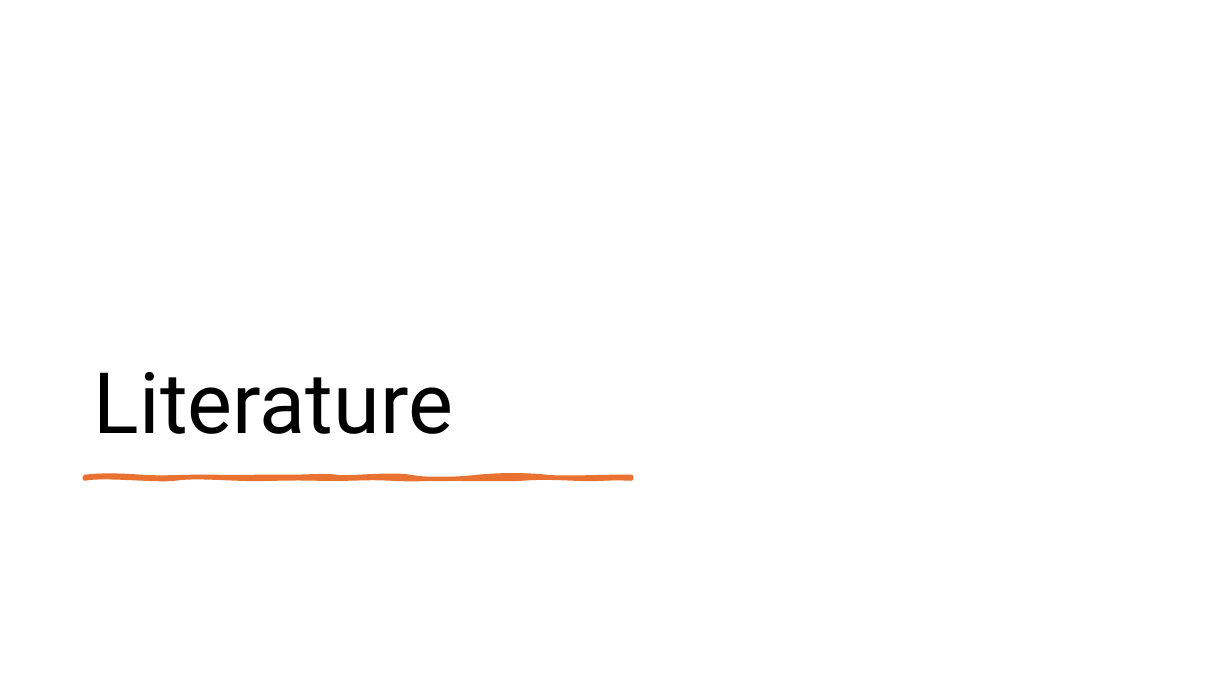
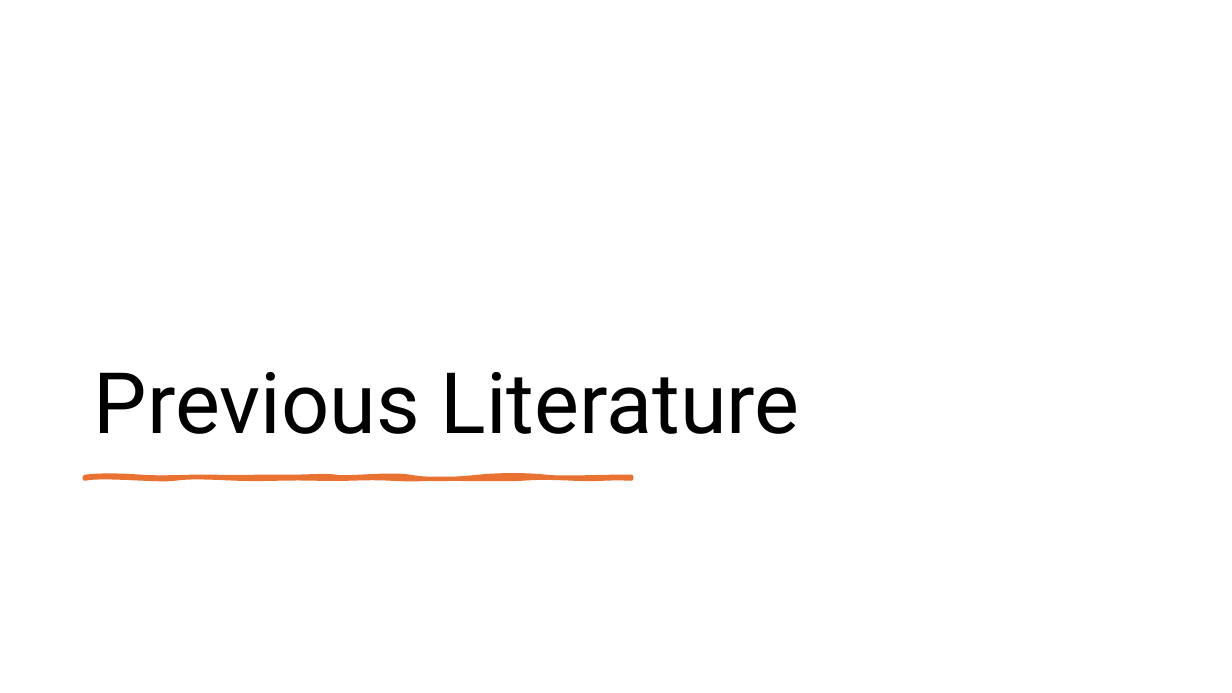
Before and after one commit to ryan-moreno/BMI_771_project, a slide deck: slide 5 of Presentation.pptx. Drawn at 1232x693 pixels with LibreOffice and Linux fonts; fonts in the diff are those of the drawing. Boxes give left, top, right and bottom in pixels: in the first picture for what was removed or moved away, otherwise in the second. Text is boxed around its words. In the diff, an @@ line names an element or a change of style, - is before the commit and + after.

```diff
--- a/Presentation.pptx
+++ b/Presentation.pptx
@@ title at (94,372,800,434): text changed @@
-Literature
+Previous Literature
```
Also in this commit, not shown: 16 other slides changed, 2 slides added, 2 slides removed.
